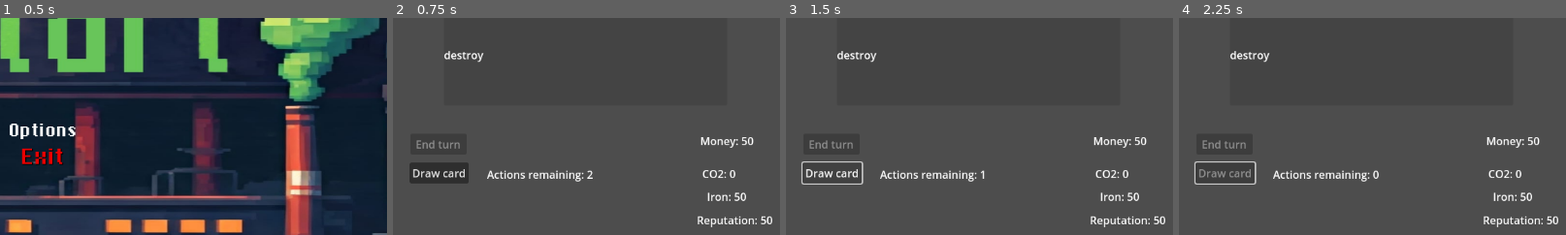
Above: before the commit, frames 1-4 (left to right).
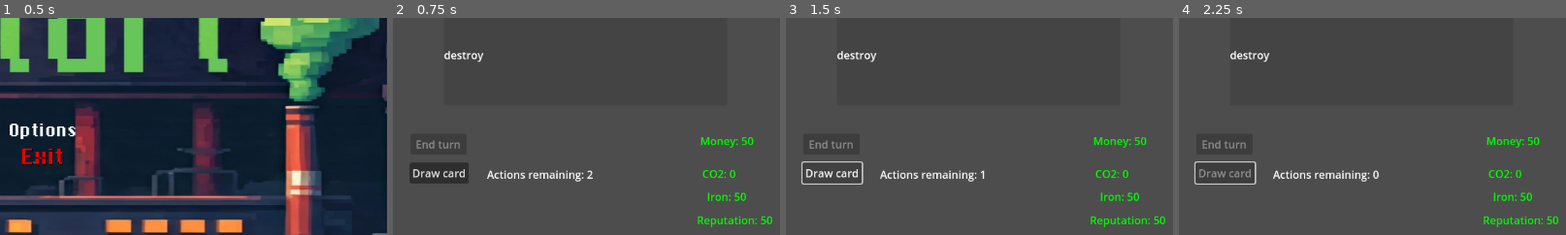
Above: after the commit, the same moments.

Repository: matiasripa/fbla-game
Game: Godot game, scene res://MainMenu.tscn
Same seed, same stepped clock (60 frames per second), same inputs: the game is played once before the commit and once after it. The engine's default icon, where the game draws it, is replaced by a stand-in: a white triangle on a blue panel in a dark square.
Inputs (mouse positions are % of the whole screen's width and height, from its top left):
- Up to frame 1 (0.5 s): no input
- Up to frame 2 (0.75 s): tap Enter (ui_accept) at 0.5 s; move the mouse to (72, 45) at 0.52 s; press the mouse at (72, 45) at 0.53 s; hold Up (ui_up) from 0.53 s (still down)
- Up to frame 3 (1.5 s): tap Enter (ui_accept) at 0.77 s; release Up (ui_up) at 1.25 s; release the mouse at (72, 45) at 1.25 s; click "Draw card" at 1.25 s
- Up to frame 4 (2.25 s): tap Enter (ui_accept) at 2 s; drag from (22, 70) to (32, 15) at 2.02 s
The pictures show only the part of the screen within x 45-94%, y 37-87%; the shares and areas given below are measured in that part.

Frame 1 is identical in both runs. In frame 2, 1.1% of the frame differs, in the area x 78-98%, y 54-97%; in frame 3, 1.1%; in frame 4, 1.1%.

Commit message:
color code the score
label score color code

Diff:
--- a/example/Signal_bus.gd
+++ b/example/Signal_bus.gd
@@ -170,11 +170,46 @@
 
 # Update all UI labels with current values
 func update_all_labels():
+	# Actions label
 	action_label.text = "Actions remaining: " + str(MAX_ACTIONS_PER_TURN - actions_this_turn)
+
+	# Money label
 	money_label.text = "Money: " + str(money)
+	if money >= 50:
+		money_label.add_theme_color_override("font_color", Color(0, 1, 0))  # Green
+	elif money >= 30:
+		money_label.add_theme_color_override("font_color", Color(1, 1, 0))  # Yellow
+	else:
+		money_label.add_theme_color_override("font_color", Color(1, 0, 0))  # Red
+
+	# CO2 label (inverted logic since higher CO2 is worse)
 	co2_label.text = "CO2: " + str(co2)
+	if co2 >= 50:
+		co2_label.add_theme_color_override("font_color", Color(1, 0, 0))  # Red
+	elif co2 >= 30:
+		co2_label.add_theme_color_override("font_color", Color(1, 1, 0))  # Yellow
+	else:
+		co2_label.add_theme_color_override("font_color", Color(0, 1, 0))  # Green
+
+	# Iron label
 	iron_label.text = "Iron: " + str(iron)
+	if iron >= 50:
+		iron_label.add_theme_color_override("font_color", Color(0, 1, 0))  # Green
+	elif iron >= 30:
+		iron_label.add_theme_color_override("font_color", Color(1, 1, 0))  # Yellow
+	else:
+		iron_label.add_theme_color_override("font_color", Color(1, 0, 0))  # Red
+
+	# Reputation label
 	reputation_label.text = "Reputation: " + str(reputation)
+	if reputation >= 50:
+		reputation_label.add_theme_color_override("font_color", Color(0, 1, 0))  # Green
+	elif reputation >= 30:
+		reputation_label.add_theme_color_override("font_color", Color(1, 1, 0))  # Yellow
+	else:
+		reputation_label.add_theme_color_override("font_color", Color(1, 0, 0))  # Red
+
+	# Turn counter label stays the same color
 	turn_counter_label.text = "Turn: " + str(current_turn) + "/" + str(MAX_TURNS)
 
 # Track action usage
--- a/example/card/card.gd
+++ b/example/card/card.gd
@@ -128,7 +128,7 @@
 # Add this method to create the zoomed card
 func create_zoom_card():
 	# Allow zoom for cards in both hand and event fields
-	if home_field and (home_field.name == "hand" || home_field.name == "Events") and !zoom_active and state_machine.current_state.name != "Drag":
+	if home_field and (home_field.name == "hand" || home_field.name == "Events" || home_field.name == "Assets" || home_field.name == "Withdraw") and !zoom_active and state_machine.current_state.name != "Drag":
 		# Create a duplicate of this card for zooming
 		zoom_card = duplicate()
 
